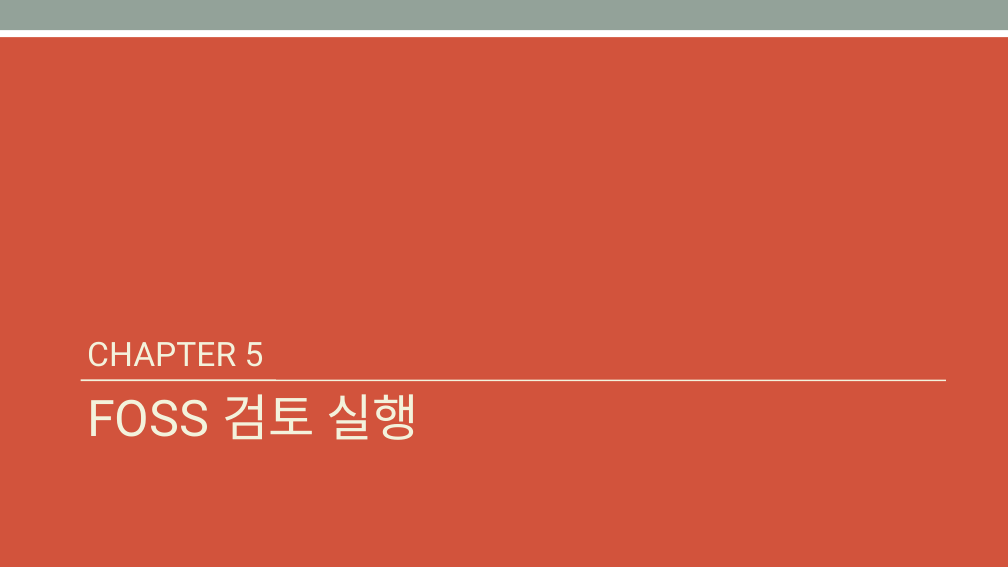
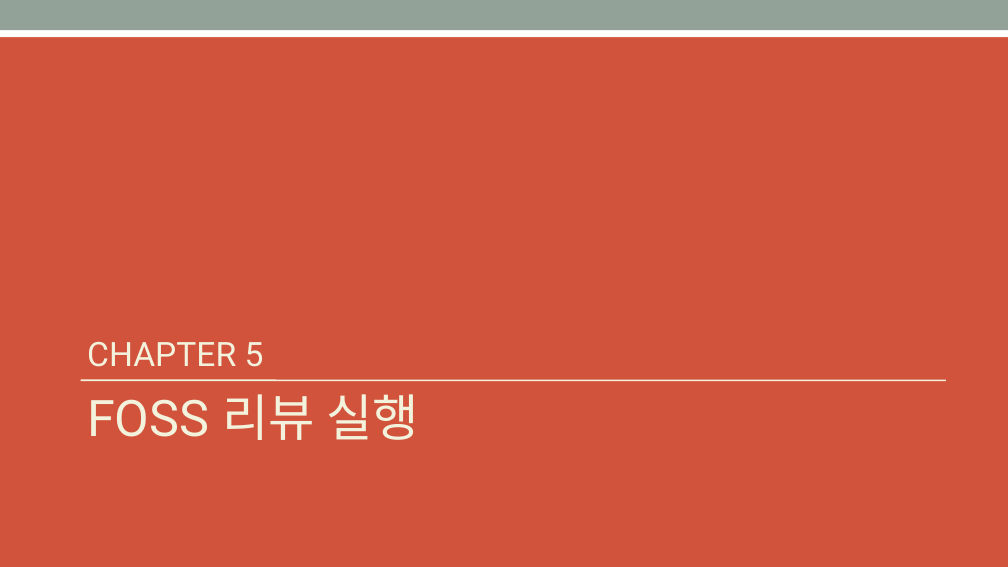
Before and after one commit to OpenChain-KWG/Curriculum-Translation-KR, a slide deck: slide 42 of target/slides/openchain-curriculum-for-1-1.pptx. Drawn at 1008x567 pixels with LibreOffice and Linux fonts; fonts in the diff are those of the drawing. Boxes give left, top, right and bottom in pixels: in the first picture for what was removed or moved away, otherwise in the second. Text is boxed around its words. In the diff, an @@ line names an element or a change of style, - is before the commit and + after.

Commit message:
chapter 5
chapter 5

```diff
--- a/target/slides/openchain-curriculum-for-1-1.pptx
+++ b/target/slides/openchain-curriculum-for-1-1.pptx
@@ text at [87,394,419,440]: text changed @@
-FOSS 검토 실행
+FOSS 리뷰 실행
```
Also in this commit, not shown: 7 other slides changed, 3 slides added, 3 slides removed, 10 other files.
